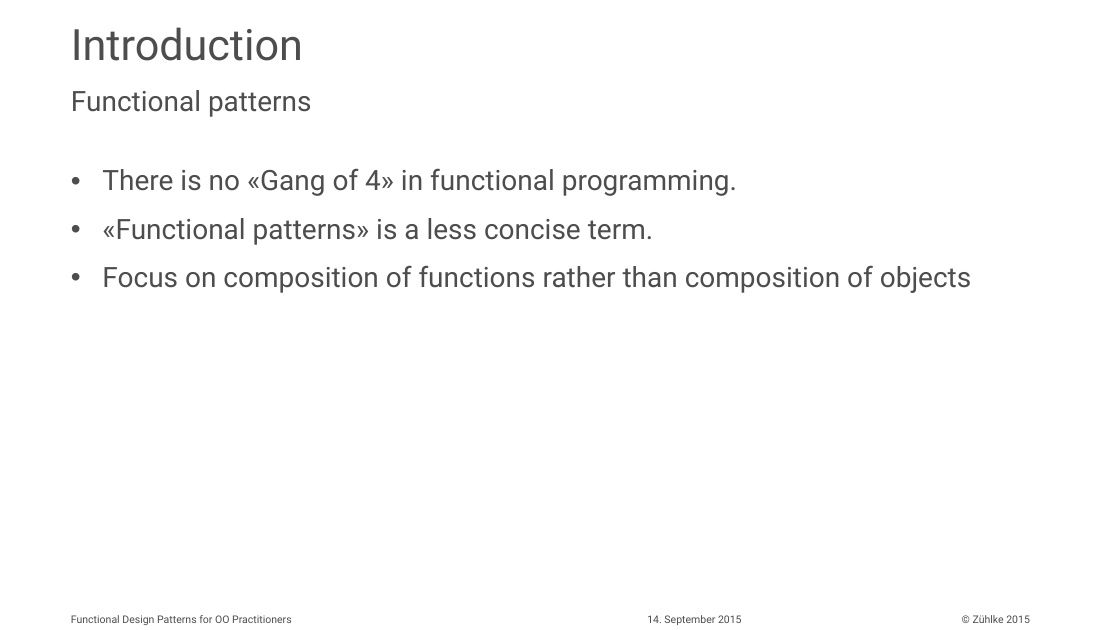
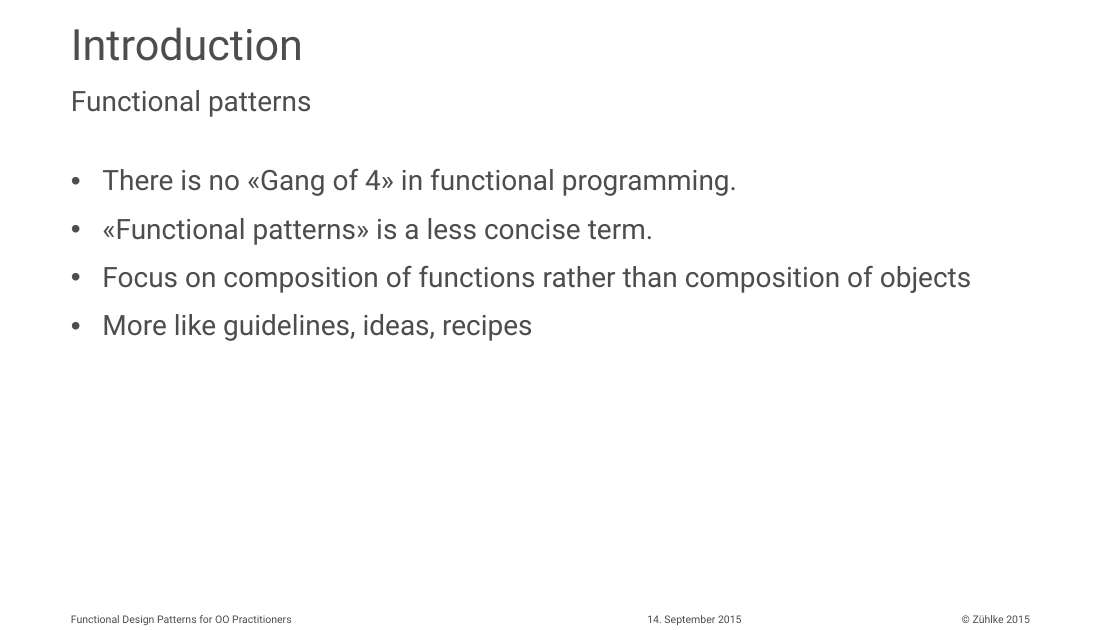
Before and after one commit to aax/zdays-fp-patterns, a slide deck: slide 10 of Functional Design Patterns for OO Practitioners.pptx (slide 9 before the commit). Drawn at 1120x630 pixels with LibreOffice and Linux fonts; fonts in the diff are those of the drawing. Boxes give left, top, right and bottom in pixels: in the first picture for what was removed or moved away, otherwise in the second. Text is boxed around its words. In the diff, an @@ line names an element or a change of style, - is before the commit and + after.

```diff
--- a/Functional Design Patterns for OO Practitioners.pptx
+++ b/Functional Design Patterns for OO Practitioners.pptx
@@ text at (102, 314, 533, 341): paragraph added @@
+• More like guidelines, ideas, recipes
```
Also in this commit, not shown: 9 other slides changed, 5 slides added, 7 other files.
